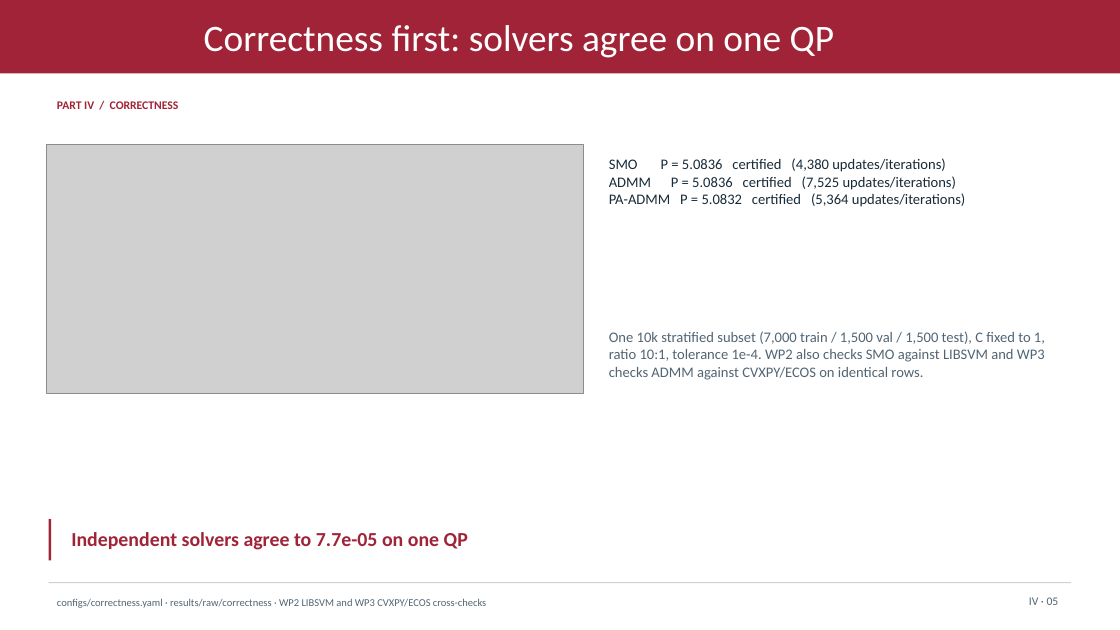
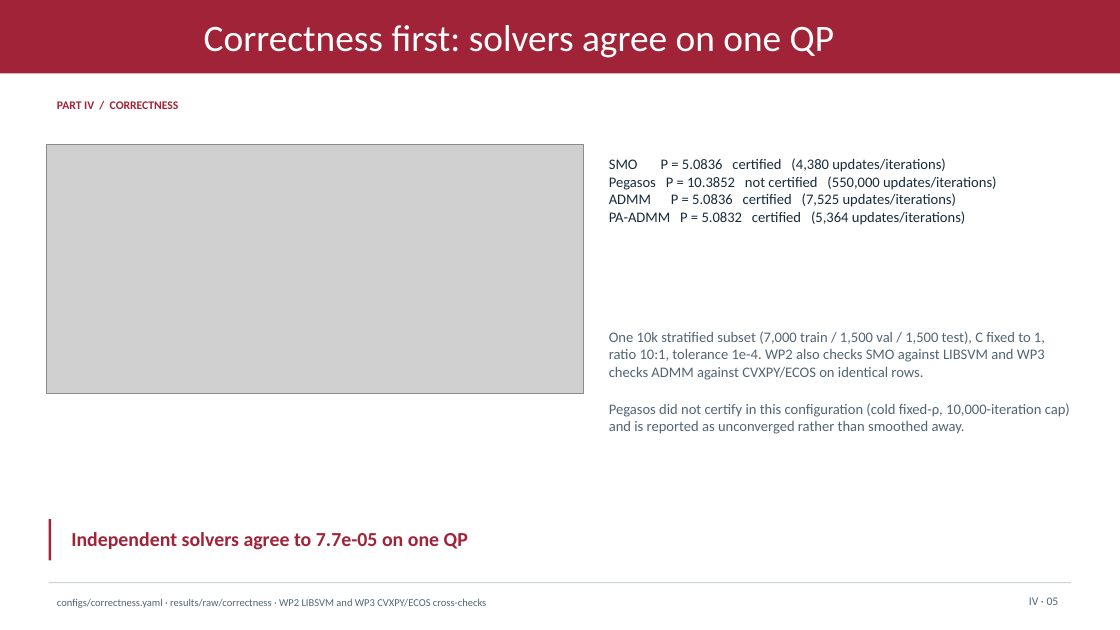
Before and after one commit to xiaoxiaoxiaotao/PolyU-COMP6704-Group4, a slide deck: slide 24 of slides/COMP6704_Group4_PART_IV.pptx. Drawn at 1120x630 pixels with LibreOffice and Linux fonts; fonts in the diff are those of the drawing; grey boxes stand for pictures; background and template pictures are left out. Boxes give left, top, right and bottom in pixels: in the first picture for what was removed or moved away, otherwise in the second. Text is boxed around its words. In the diff, an @@ line names an element or a change of style, - is before the commit and + after.

```diff
--- a/slides/COMP6704_Group4_PART_IV.pptx
+++ b/slides/COMP6704_Group4_PART_IV.pptx
@@ text at (609, 176, 997, 190): paragraph added @@
+Pegasos P = 10.3852 not certified (550,000 updates/iterations)
@@ text at (609, 403, 1070, 434): paragraph added @@
+Pegasos did not certify in this configuration (cold fixed-ρ, 10,000-iteration cap) and is reported as unconverged rather than smoothed away.
```
Also in this commit, not shown: 3 other slides changed, 45 other files.
